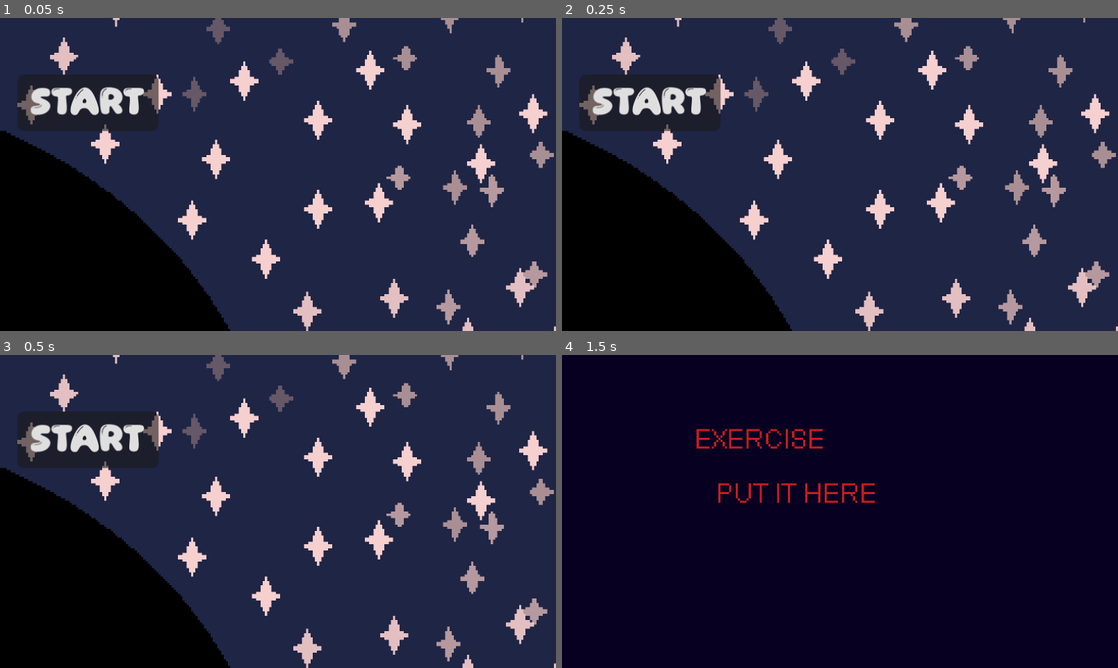
Above: before the commit, frames 1-4 (two rows, left to right).
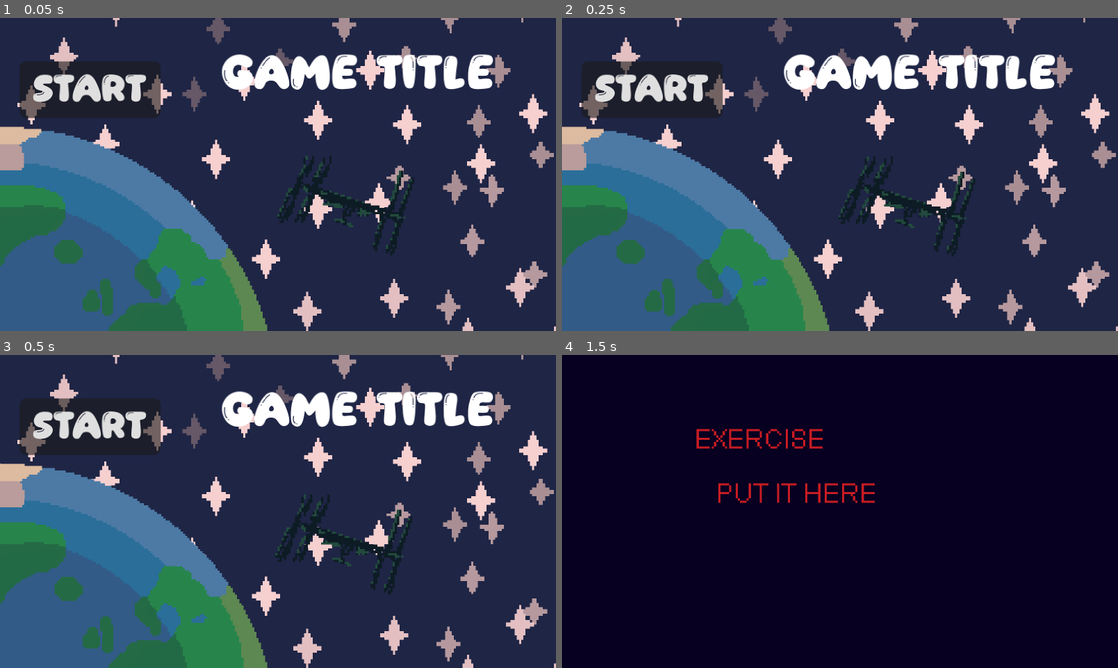
Above: after the commit, the same moments.

Repository: KatLuvsYa3/Geaux_Hackathon_Godot
Game: Godot game, scene res://scenes/game/start_screen.tscn
Same seed, same stepped clock (60 frames per second), same inputs: the game is played once before the commit and once after it.
Inputs (mouse positions are in pixels of both pictures, inside the frame that each line leads up to):
- Up to frame 1 (0.05 s): no input
- Up to frame 2 (0.25 s): no input
- Up to frame 3 (0.5 s): no input
- Up to frame 4 (1.5 s): click "Start" at 0.5 s; click (967, 552) at 1.25 s

The runs differ from the first frame. In frame 1, 32% of the frame differs, in the area x 0-89%, y 11-100%; in frame 2, 32%; in frame 3, 32%; in frame 4, nothing differs.

Commit message:
startpage

Diff:
--- /dev/null
+++ b/scenes/game/earth.gd
@@ -0,0 +1,12 @@
+extends Sprite2D
+
+@export var rotation_speed = 0.05
+
+# Called when the node enters the scene tree for the first time.
+func _ready() -> void:
+	pass # Replace with function body.
+
+
+# Called every frame. 'delta' is the elapsed time since the previous frame.
+func _process(delta: float) -> void:
+	rotate(rotation_speed*delta)
--- /dev/null
+++ b/scenes/game/iss.gd
@@ -0,0 +1,14 @@
+extends Sprite2D
+
+var base_position
+@export var variation = 2
+@export var speed = 0.001
+
+# Called when the node enters the scene tree for the first time.
+func _ready() -> void:
+	base_position = position
+
+
+# Called every frame. 'delta' is the elapsed time since the previous frame.
+func _process(delta: float) -> void:
+	position = base_position + (Vector2.RIGHT+Vector2.UP)*variation*sin(Time.get_ticks_msec()*speed)
--- a/scenes/game/start_screen.tscn
+++ b/scenes/game/start_screen.tscn
@@ -2,6 +2,10 @@
 
 [ext_resource type="Texture2D" uid="uid://biuob5yhero6d" path="res://assets/Sprites/TEMPstartscreen.png" id="1_w03e3"]
 [ext_resource type="Script" uid="uid://cos8e54bxu7vj" path="res://scripts/change_scene_button.gd" id="2_00sk3"]
+[ext_resource type="Texture2D" uid="uid://clv1tfnad24x5" path="res://assets/Sprites/earth.png" id="3_wcyx1"]
+[ext_resource type="Script" uid="uid://d4r4b5frt8r1" path="res://scenes/game/earth.gd" id="4_6goes"]
+[ext_resource type="Texture2D" uid="uid://c1da1bwgr7mbx" path="res://assets/Sprites/iss.png" id="5_lnmkk"]
+[ext_resource type="Script" uid="uid://xq20yki5mcw2" path="res://scenes/game/iss.gd" id="6_vtsvc"]
 
 [node name="StartScreen" type="Node2D" unique_id=755328666]
 
@@ -10,11 +14,30 @@
 texture = ExtResource("1_w03e3")
 
 [node name="StartButton" type="Button" parent="." unique_id=1782595217]
-offset_left = 8.0
-offset_top = 26.0
-offset_right = 73.0
+offset_left = 9.0
+offset_top = 20.0
+offset_right = 74.0
 offset_bottom = 46.0
 text = "Start"
 script = ExtResource("2_00sk3")
 
+[node name="Earth" type="Sprite2D" parent="." unique_id=1324625136]
+position = Vector2(0, 178)
+texture = ExtResource("3_wcyx1")
+script = ExtResource("4_6goes")
+rotation_speed = 0.005
+
+[node name="Iss" type="Sprite2D" parent="." unique_id=1747392841]
+position = Vector2(164, 85)
+texture = ExtResource("5_lnmkk")
+script = ExtResource("6_vtsvc")
+
+[node name="Label" type="Label" parent="." unique_id=125996640]
+offset_left = 102.0
+offset_top = 14.0
+offset_right = 228.0
+offset_bottom = 36.0
+theme_override_font_sizes/font_size = 20
+text = "GAME TITLE"
+
 [connection signal="pressed" from="StartButton" to="StartButton" method="_on_pressed"]
Binary file added: assets/Sprites/earth.png
Not shown, added: assets/Sprites/earth.png.import
Binary file added: assets/Sprites/iss.png
Not shown, added: assets/Sprites/iss.png.import
Binary file added: assets/Sprites/run_animation/earth.png
Not shown, added: assets/Sprites/run_animation/earth.png.import
Not shown, added: scenes/game/earth.gd.uid
Not shown, added: scenes/game/iss.gd.uid
